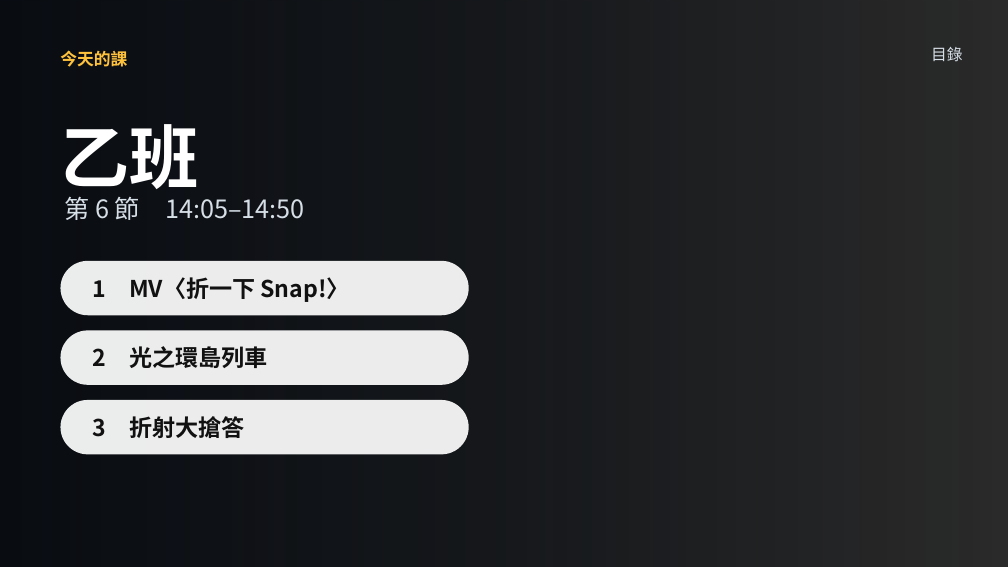
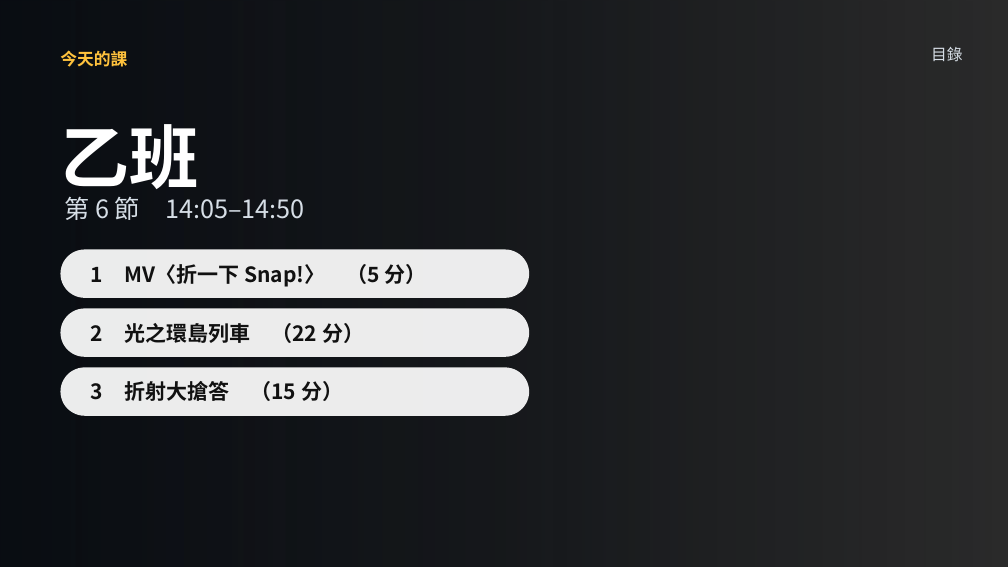
Before and after one commit to classtools1020/sports-results, a slide deck: slide 7 of f8f9fc3bd1/slides.pptx (slide 6 before the commit). Drawn at 1008x567 pixels with LibreOffice and Linux fonts; fonts in the diff are those of the drawing; background and template pictures are left out; a plain dark background stands for a picture behind light text. Boxes give left, top, right and bottom in pixels: in the first picture for what was removed or moved away, otherwise in the second. Text is boxed around its words. In the diff, an @@ line names an element or a change of style, - is before the commit and + after.

```diff
--- a/f8f9fc3bd1/slides.pptx
+++ b/f8f9fc3bd1/slides.pptx
@@ rounded rectangle "1 MV〈折一下 Snap!〉 （5 分）": place and size @@
-rounded rectangle "1 MV〈折一下 Snap!〉 （5 分）" at <box>60,261,469,315</box>
+rounded rectangle "1 MV〈折一下 Snap!〉 （5 分）" at <box>60,250,529,298</box>
@@ text in rounded rectangle at <box>91,264,427,287</box>: text changed; size 22 to 20 pt @@
-1 MV〈折一下 Snap!〉
+1 MV〈折一下 Snap!〉 （5 分）
@@ rounded rectangle "2 光之環島列車 （22 分）": place and size @@
-rounded rectangle "2 光之環島列車 （22 分）" at <box>60,330,469,385</box>
+rounded rectangle "2 光之環島列車 （22 分）" at <box>60,309,529,357</box>
@@ text in rounded rectangle at <box>91,323,364,343</box>: text changed; size 22 to 20 pt @@
-2 光之環島列車
+2 光之環島列車 （22 分）
@@ rounded rectangle "3 折射大搶答 （15 分）": place and size @@
-rounded rectangle "3 折射大搶答 （15 分）" at <box>60,400,469,454</box>
+rounded rectangle "3 折射大搶答 （15 分）" at <box>60,368,529,416</box>
@@ text in rounded rectangle at <box>91,381,343,401</box>: text changed; size 22 to 20 pt @@
-3 折射大搶答
+3 折射大搶答 （15 分）
```
Also in this commit, not shown: 11 other slides changed, 2 slides added, 6 other files.
